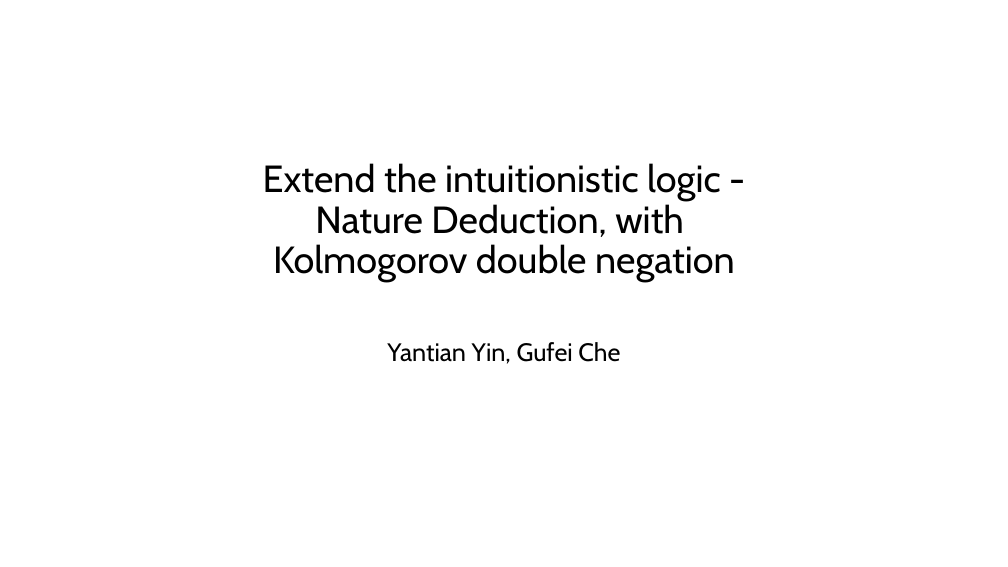
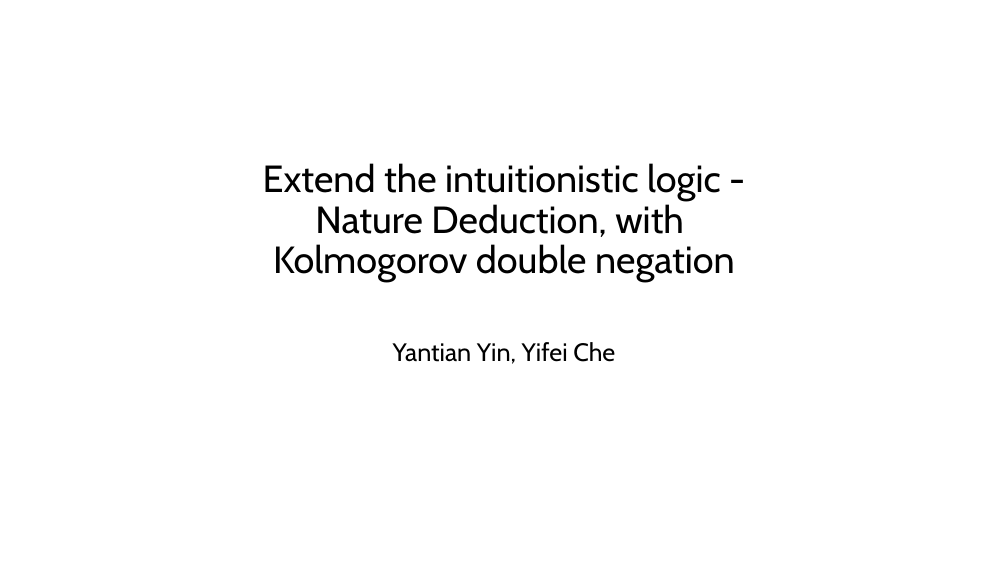
Before and after one commit to yyt0823/comp527-extension-of-Intuitionistic-logic, a slide deck: slide 1 of Extend_IL_using_Kolmogorov_Double_Negation.pptx. Drawn at 1008x567 pixels with LibreOffice and Linux fonts; fonts in the diff are those of the drawing. Boxes give left, top, right and bottom in pixels: in the first picture for what was removed or moved away, otherwise in the second. Text is boxed around its words. In the diff, an @@ line names an element or a change of style, - is before the commit and + after.

Commit message:
fix nameing

```diff
--- a/Extend_IL_using_Kolmogorov_Double_Negation.pptx
+++ b/Extend_IL_using_Kolmogorov_Double_Negation.pptx
@@ subtitle at box(393, 342, 615, 364): text changed @@
-Yantian Yin, Gufei Che
+Yantian Yin, Yifei Che
```
